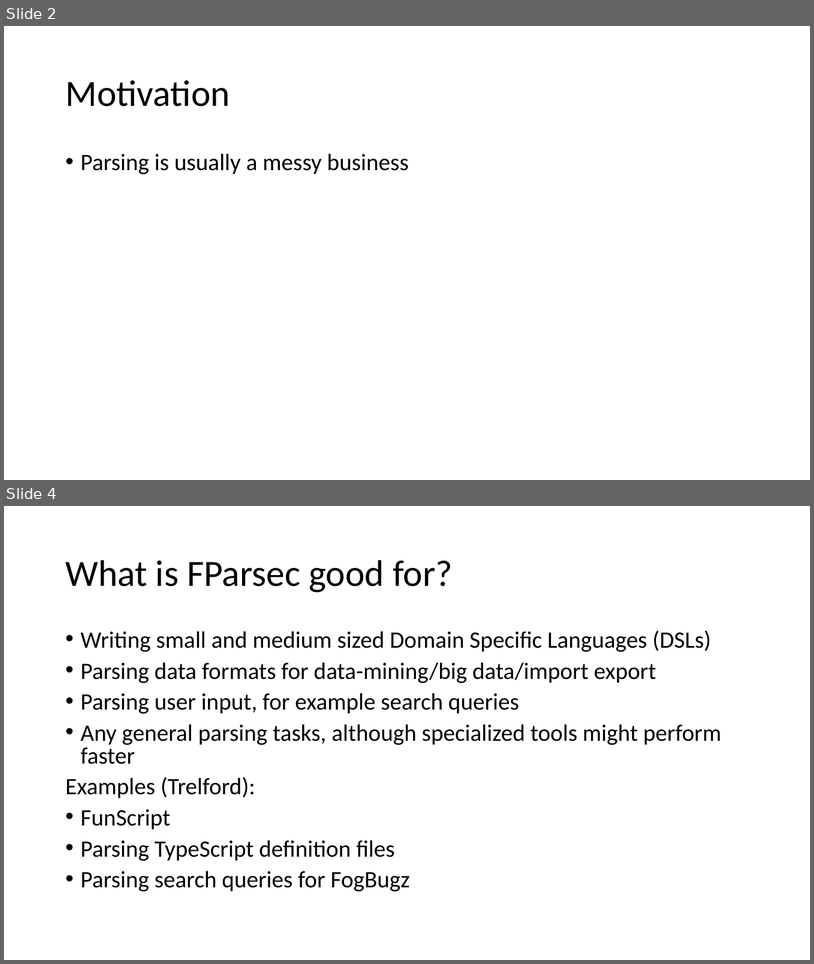
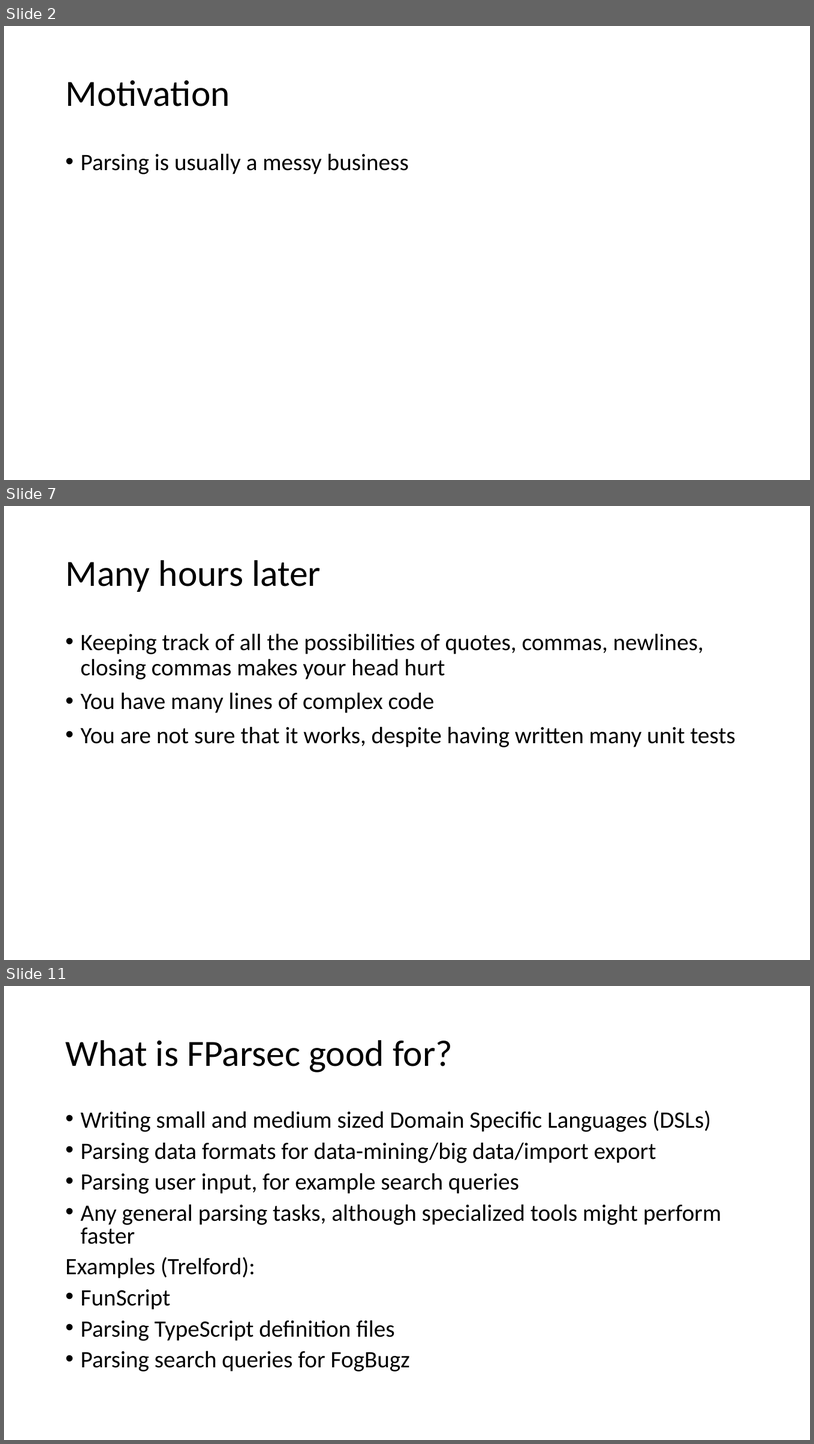
Before and after one commit to atiboros/PracticalFParsec, a slide deck: Slides/Practical FParsec V2.pptx. Shown one above the other, each under a label of ours: slides 2 and 4 before the commit, slides 2, 7 and 11 after it; the slides between them are not shown. The pictures are 814x964 and 814x1444 pixels, drawn with LibreOffice and Linux fonts; fonts in the diff are those of the drawing. Boxes give left, top, right and bottom in pixels: in the first picture for what was removed or moved away, otherwise in the second. Text is boxed around its words. In the diff, an @@ line names an element or a change of style, - is before the commit and + after.

```diff
--- a/Slides/Practical FParsec V2.pptx
+++ b/Slides/Practical FParsec V2.pptx
@@ slide 7 added at bbox=[4, 506, 810, 960], background #FFFFFF @@
@@ title added at bbox=[65, 560, 321, 592], 44 pt, text #000000 @@
+Many hours later
@@ text added at bbox=[81, 633, 735, 747], 28 pt, text #000000 @@
+• Keeping track of all the possibilities of quotes, commas, newlines, closing commas makes your head hurt
+• You have many lines of complex code
+• You are not sure that it works, despite having written many unit tests
@@ what was slide 4 is now slide 11 @@
```
Also in this commit, not shown: 3 slides changed, 7 other slides added, 2 slides removed, 2 other files.
